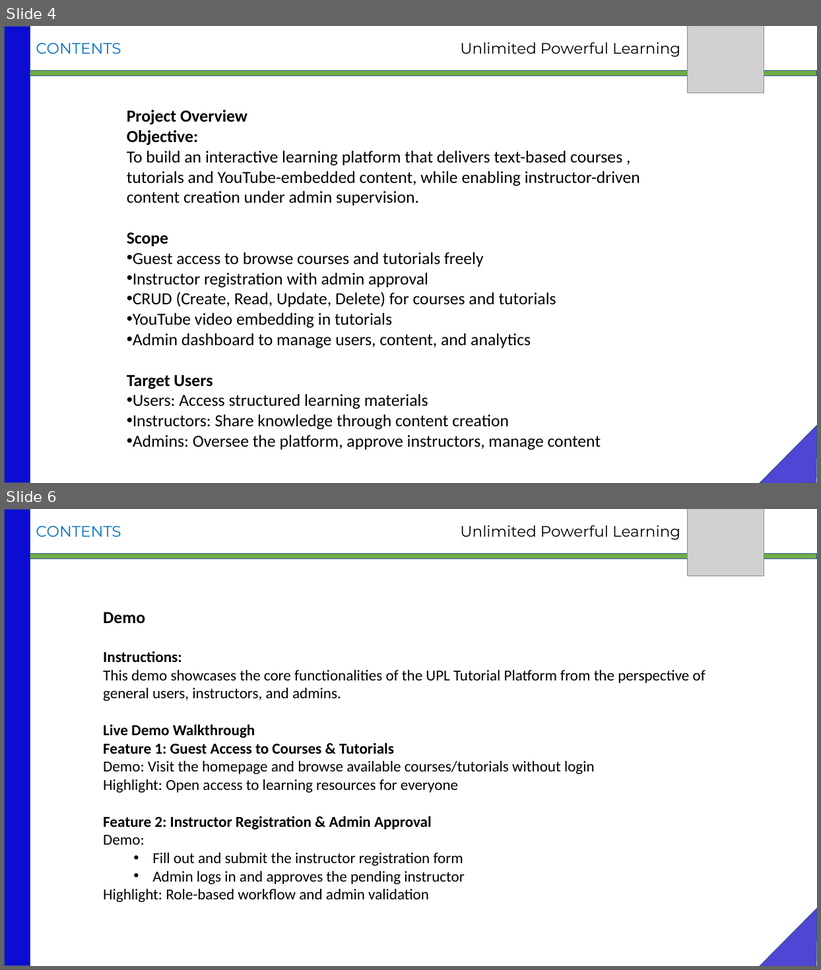
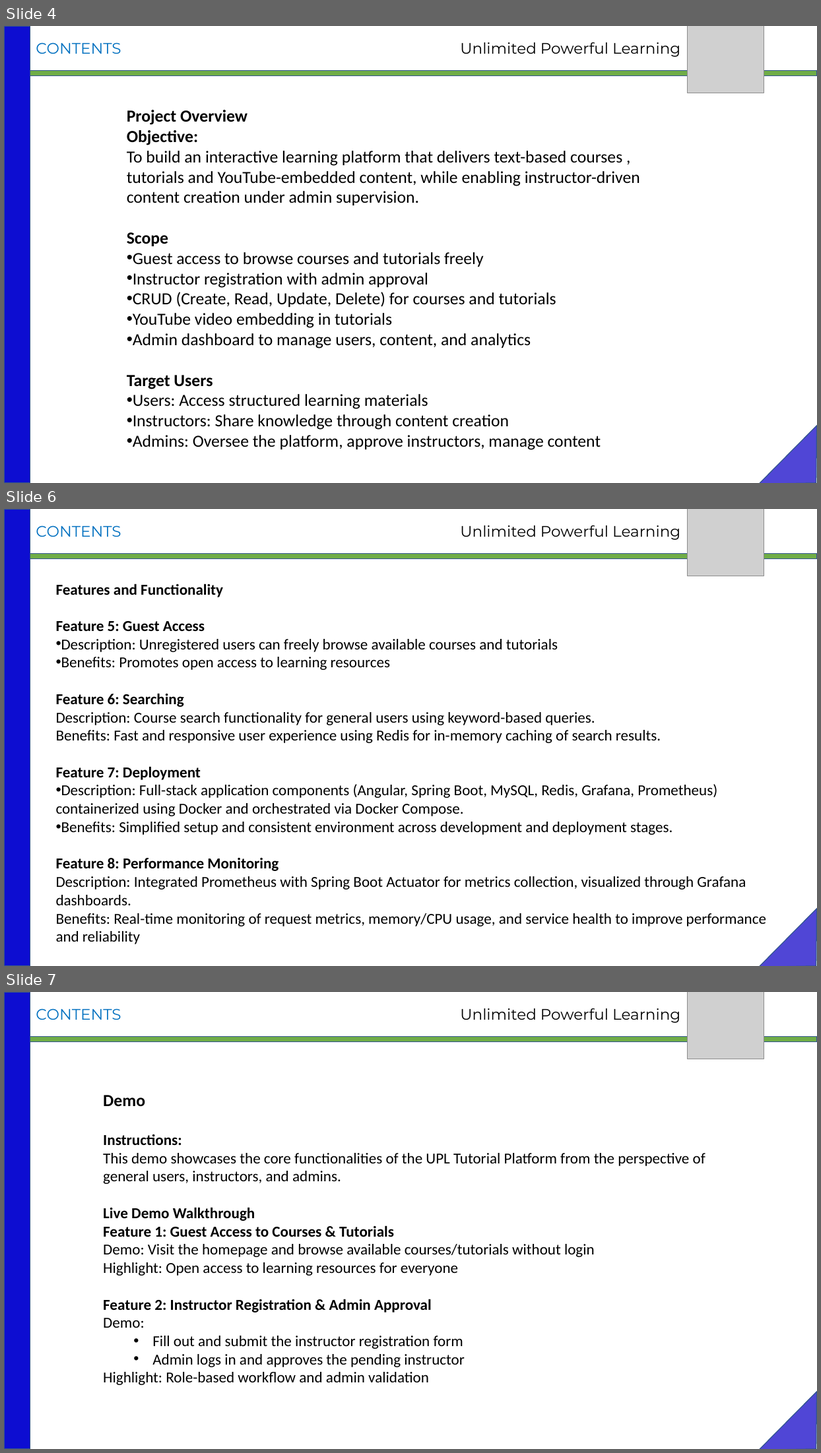
Before and after one commit to MaryPriyanga/springboot-angular-tutorial-app, a slide deck: UPL_TUTORIAL.pptx. Shown one above the other, each under a label of ours: slides 4 and 6 before the commit, slides 4, 6 and 7 after it; the slides between them are not shown. The pictures are 821x970 and 821x1453 pixels, drawn with LibreOffice and Linux fonts; fonts in the diff are those of the drawing; grey boxes stand for pictures. Boxes give left, top, right and bottom in pixels: in the first picture for what was removed or moved away, otherwise in the second. Text is boxed around its words. In the diff, an @@ line names an element or a change of style, - is before the commit and + after.

Commit message:
modified to include redis and few enhancement

```diff
--- a/UPL_TUTORIAL.pptx
+++ b/UPL_TUTORIAL.pptx
@@ slide 6 added at (4, 509, 817, 966), background #FFFFFF @@
@@ rectangle added at (4, 509, 30, 966), fill #0D0DD1, outline #325491 1 pt @@
@@ text added at (36, 525, 121, 537), 18 pt, text #0070C0 @@
+CONTENTS
@@ text added at (460, 525, 680, 540), 18 pt, text #000000 @@
+Unlimited Powerful Learning
@@ picture added at (688, 509, 765, 576) @@
@@ rectangle added at (30, 553, 817, 559), fill #70AD47, outline #325491 1 pt @@
@@ text added at (56, 584, 766, 945), 18 pt, text #000000 @@
+Features and Functionality
+Feature 5: Guest Access
+• Description: Unregistered users can freely browse available courses and tutorials
+• Benefits: Promotes open access to learning resources
+Feature 6: Searching
+Description: Course search functionality for general users using keyword-based queries.
+Benefits: Fast and responsive user experience using Redis for in-memory caching of search results.
+Feature 7: Deployment
+• Description: Full-stack application components (Angular, Spring Boot, MySQL, Redis, Grafana, Prometheus) containerized using Docker and orchestrated via Docker Compose.
+• Benefits: Simplified setup and consistent environment across development and deployment stages.
+Feature 8: Performance Monitoring
+Description: Integrated Prometheus with Spring Boot Actuator for metrics collection, visualized through Grafana dashboards.
+Benefits: Real-time monitoring of request metrics, memory/CPU usage, and service health to improve performance and reliability
@@ triangle added at (759, 909, 817, 966), fill #5046D6, outline #325491 1 pt @@
@@ what was slide 6 is now slide 7 @@
```
Also in this commit, not shown: 4 slides changed, 1 other slide added, 16 other files.
